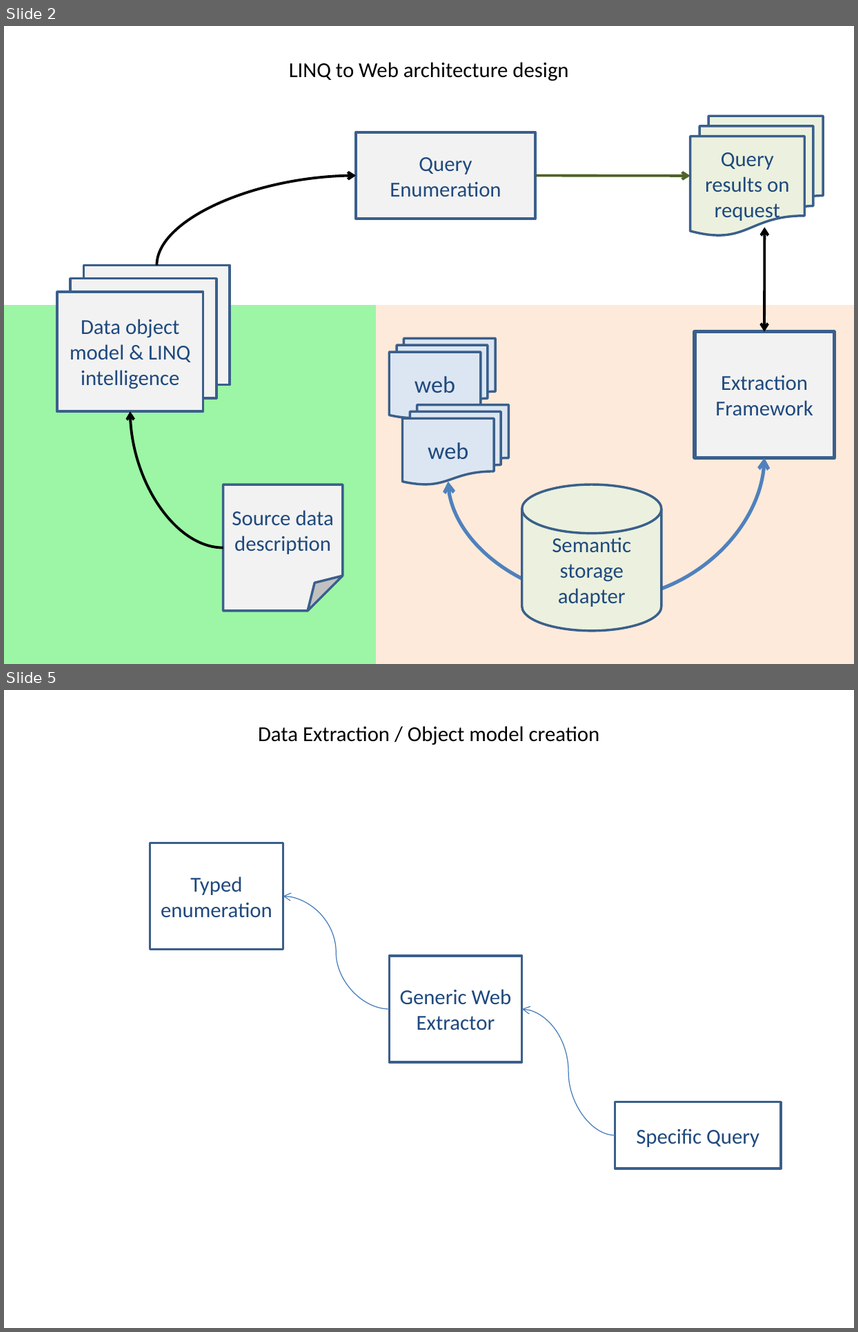
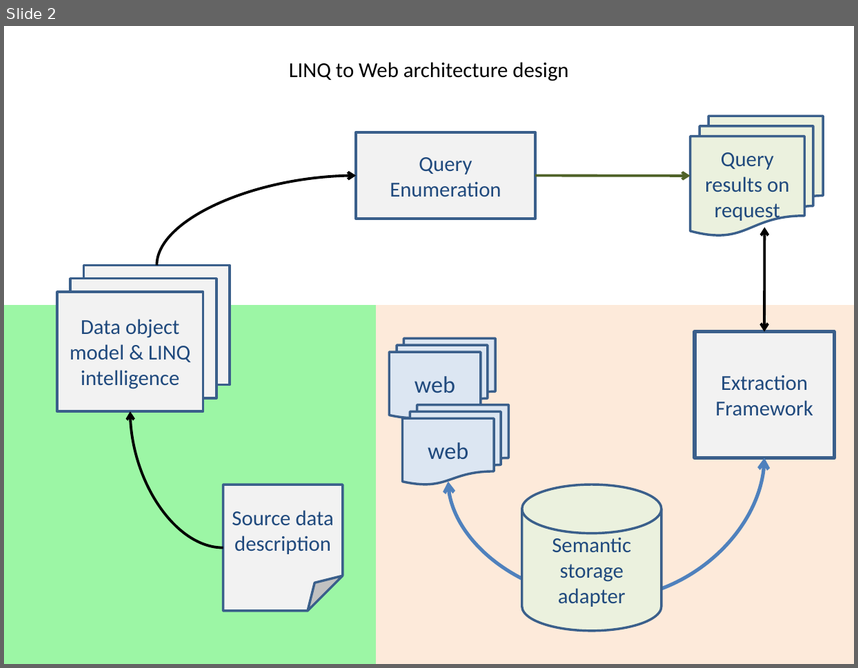
Before and after one commit to ARLM-Attic/linq2web, a slide deck: Documentation/diagrams.pptx. Shown one above the other, each under a label of ours: slides 2 and 5 before the commit, slide 2 after it; the slides between them are not shown. The pictures are 858x1332 and 858x668 pixels, drawn with LibreOffice and Linux fonts; fonts in the diff are those of the drawing. Boxes give left, top, right and bottom in pixels: in the first picture for what was removed or moved away, otherwise in the second. Text is boxed around its words. In the diff, an @@ line names an element or a change of style, - is before the commit and + after.

```diff
--- a/Documentation/diagrams.pptx
+++ b/Documentation/diagrams.pptx
@@ slide 5 removed at bbox=[4, 690, 854, 1328], background #FFFFFF @@
@@ title removed at bbox=[258, 726, 600, 745] @@
-Data Extraction / Object model creation
@@ rectangle removed at bbox=[150, 843, 283, 949] @@
-Typed enumeration
@@ curved arrow removed from (389, 1009) to (283, 896) @@
@@ rectangle removed at bbox=[389, 955, 522, 1061] @@
-Generic Web Extractor
@@ curved arrow removed from (615, 1134) to (522, 1009) @@
@@ rectangle removed at bbox=[615, 1101, 781, 1167] @@
-Specific Query
```
Also in this commit, not shown: 1 slide changed, 4 other files.
